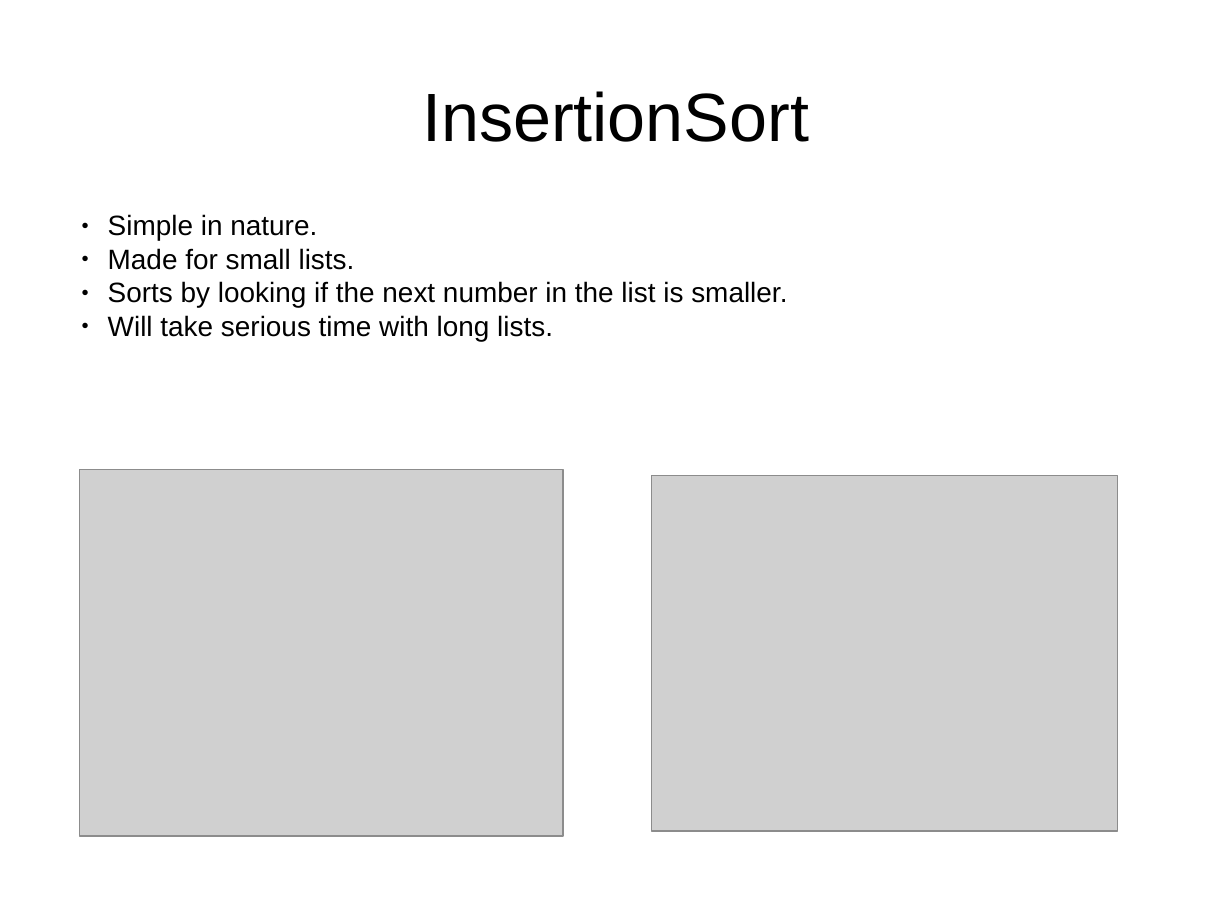
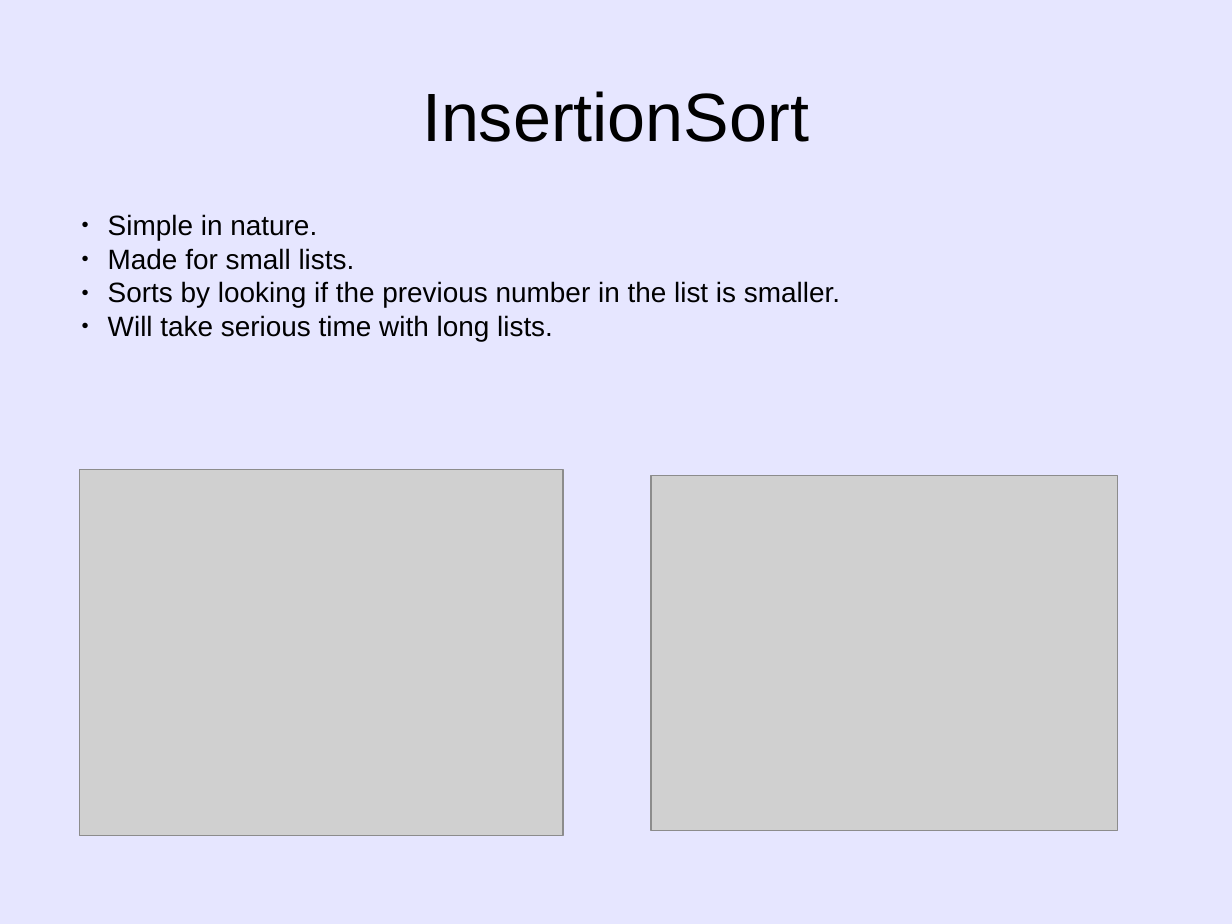
Before and after one commit to RogierWV/turbo-octo-tribble, a slide deck: slide 2 of presentatie.odp. Drawn at 1232x924 pixels with LibreOffice and Linux fonts; fonts in the diff are those of the drawing; grey boxes stand for pictures. Boxes give left, top, right and bottom in pixels: in the first picture for what was removed or moved away, otherwise in the second. Text is boxed around its words. In the diff, an @@ line names an element or a change of style, - is before the commit and + after.

```diff
--- a/presentatie.odp
+++ b/presentatie.odp
@@ background #FFFFFF to #E6E6FF @@
@@ text at bbox=[108, 281, 840, 308]: text changed @@
-● Sorts by looking if the next number in the list is smaller.
+● Sorts by looking if the previous number in the list is smaller.
```
Also in this commit, not shown: 3 other slides changed, 4 other files.
